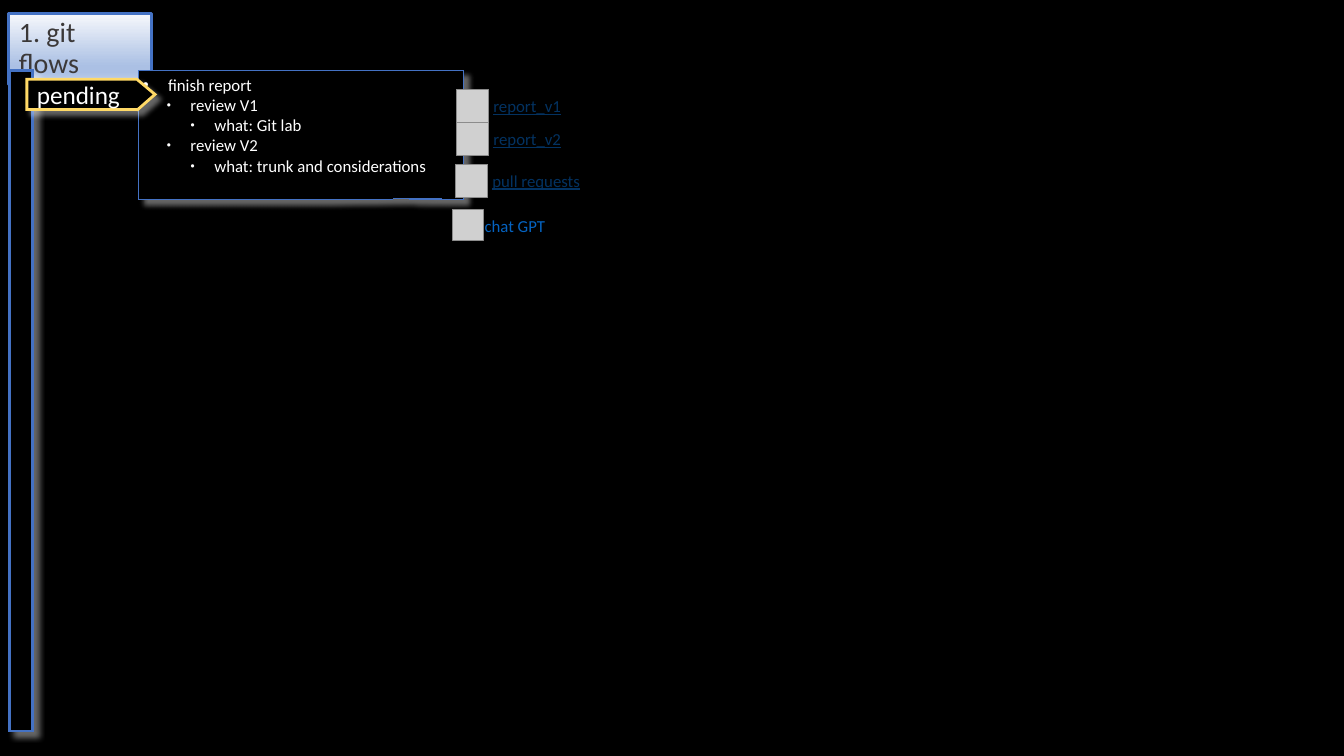
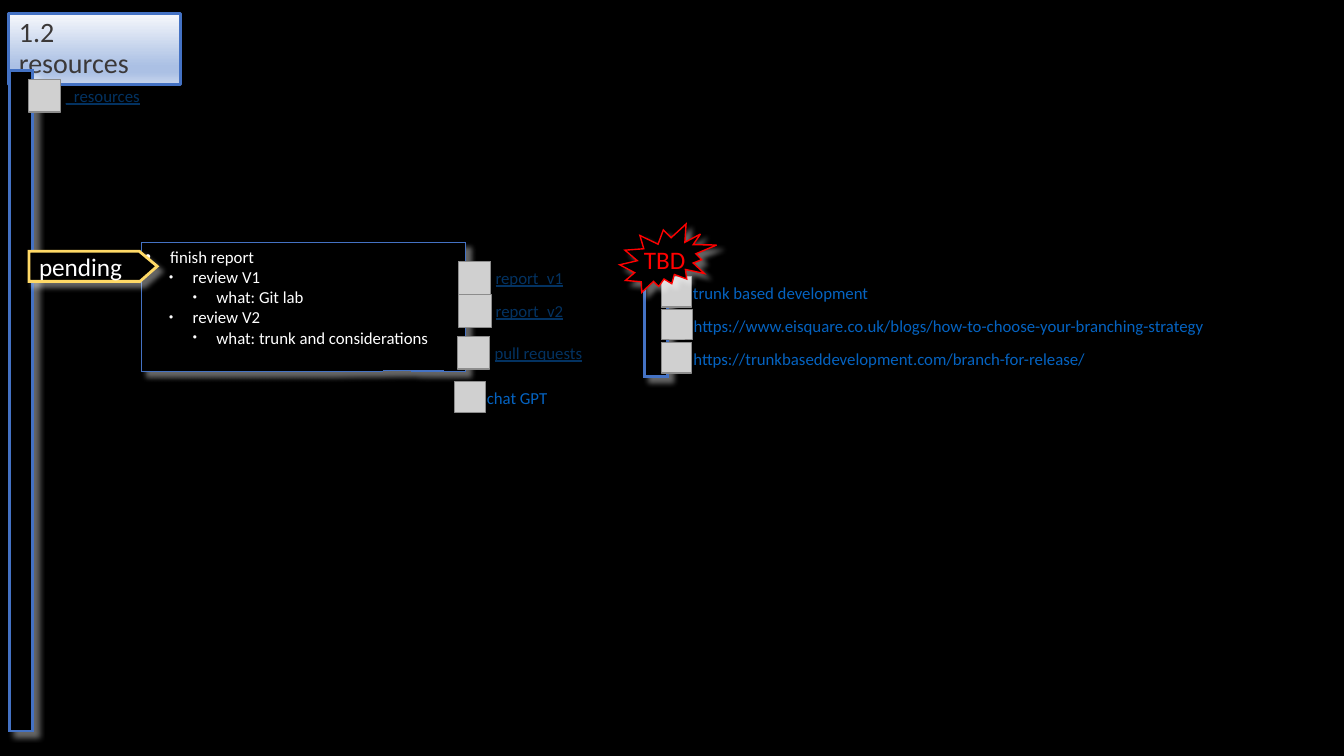
Before and after one commit to 1010836/portfolio, a slide deck: slide 3 of git/git.odp (slide 1 before the commit). Drawn at 1344x756 pixels with LibreOffice and Linux fonts; fonts in the diff are those of the drawing; grey boxes stand for pictures. Boxes give left, top, right and bottom in pixels: in the first picture for what was removed or moved away, otherwise in the second. Text is boxed around its words. In the diff, an @@ line names an element or a change of style, - is before the commit and + after.

```diff
--- a/git/git.odp
+++ b/git/git.odp
@@ title "1.2 resources": place and size @@
-title "1.2 resources" at box(9, 14, 152, 85)
+title "1.2 resources" at box(9, 14, 181, 85)
@@ title at box(19, 24, 129, 79): text changed @@
-1. git flows
+1.2 resources
@@ picture: place and size @@
-picture at box(457, 90, 489, 123)
+picture at box(28, 79, 60, 112)
@@ text added at box(66, 94, 140, 105), 12 pt, text #033261, underline @@
+_resources
@@ irregular seal added at box(620, 224, 717, 292), fill #000000, outline #FF0000 0.99 pt, 18 pt, text #FF0000 @@
+TBD
@@ 2 texts, 1 freeform shape, 1 speech box: place and size @@
-2 texts, 1 freeform shape, 1 speech box at box(27, 71, 560, 232)
+2 texts, 1 freeform shape, 1 speech box at box(29, 243, 563, 404)
@@ picture: place and size @@
-picture at box(453, 210, 483, 240)
+picture at box(459, 261, 491, 294)
@@ text "report_v1": place and size @@
-text "report_v1" at box(493, 101, 560, 115)
+text "report_v1" at box(496, 273, 563, 287)
@@ picture: place and size @@
-picture at box(456, 164, 488, 198)
+picture at box(459, 294, 491, 328)
@@ rectangle added at box(645, 281, 668, 376), fill #000000, outline #4472C4 2.01 pt @@
@@ picture: place and size @@
-picture at box(457, 122, 489, 155)
+picture at box(661, 276, 692, 307)
@@ text added at box(693, 287, 868, 302), 12 pt, text #0563C1 @@
+trunk based development
@@ picture added at box(662, 310, 693, 340) @@
@@ text added at box(694, 320, 1203, 335), 12 pt, text #0563C1 @@
+https://www.eisquare.co.uk/blogs/how-to-choose-your-branching-strategy
@@ picture added at box(458, 336, 490, 369) @@
@@ text "pull requests": place and size @@
-text "pull requests" at box(492, 175, 579, 190)
+text "pull requests" at box(495, 347, 582, 362)
@@ picture added at box(661, 343, 692, 373) @@
@@ text added at box(693, 353, 1084, 368), 12 pt, text #0563C1 @@
+https://trunkbaseddevelopment.com/branch-for-release/
@@ picture added at box(455, 382, 485, 412) @@
```
Also in this commit, not shown: 1 other slide changed, 3 slides added, 2 slides removed, 9 other files.
